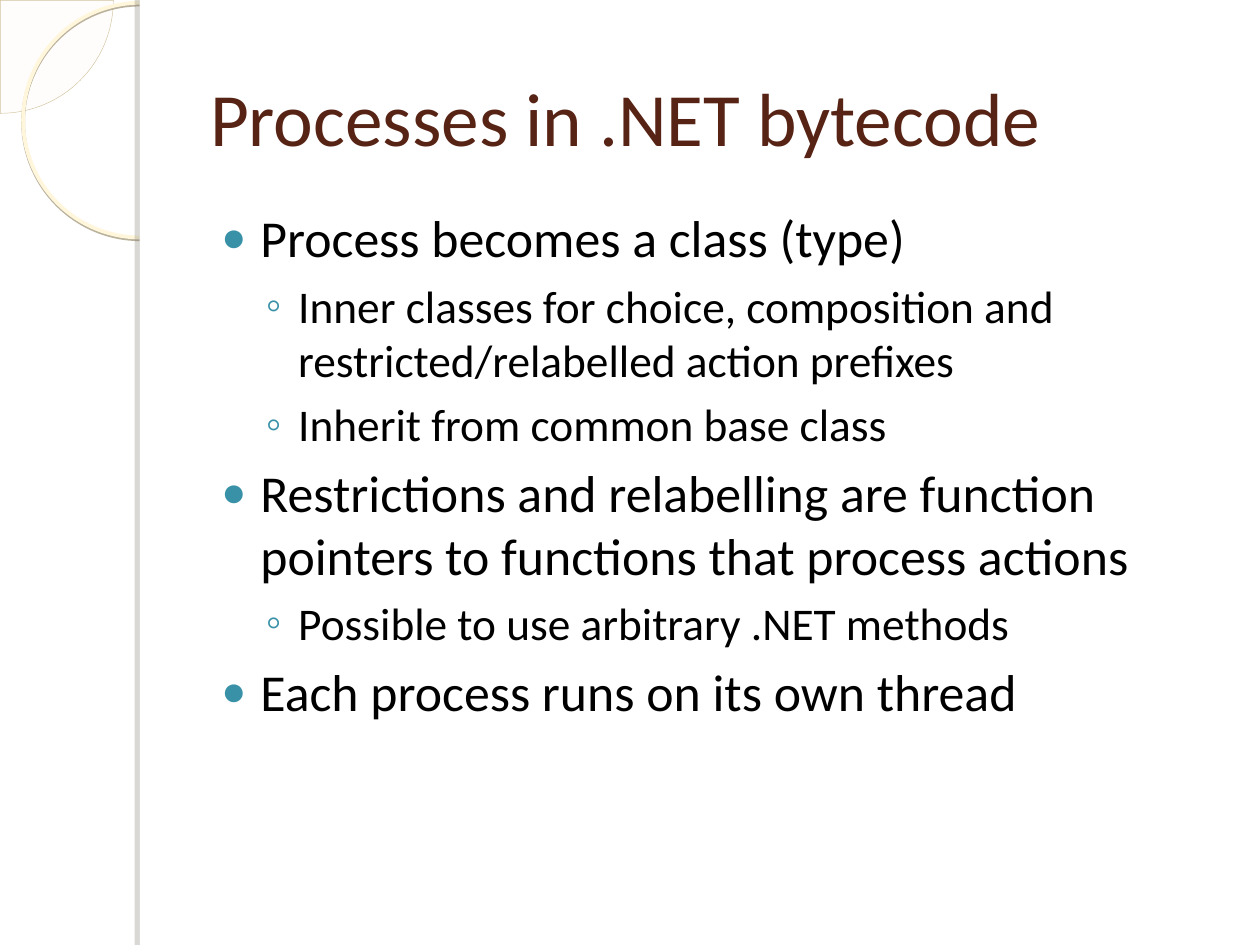
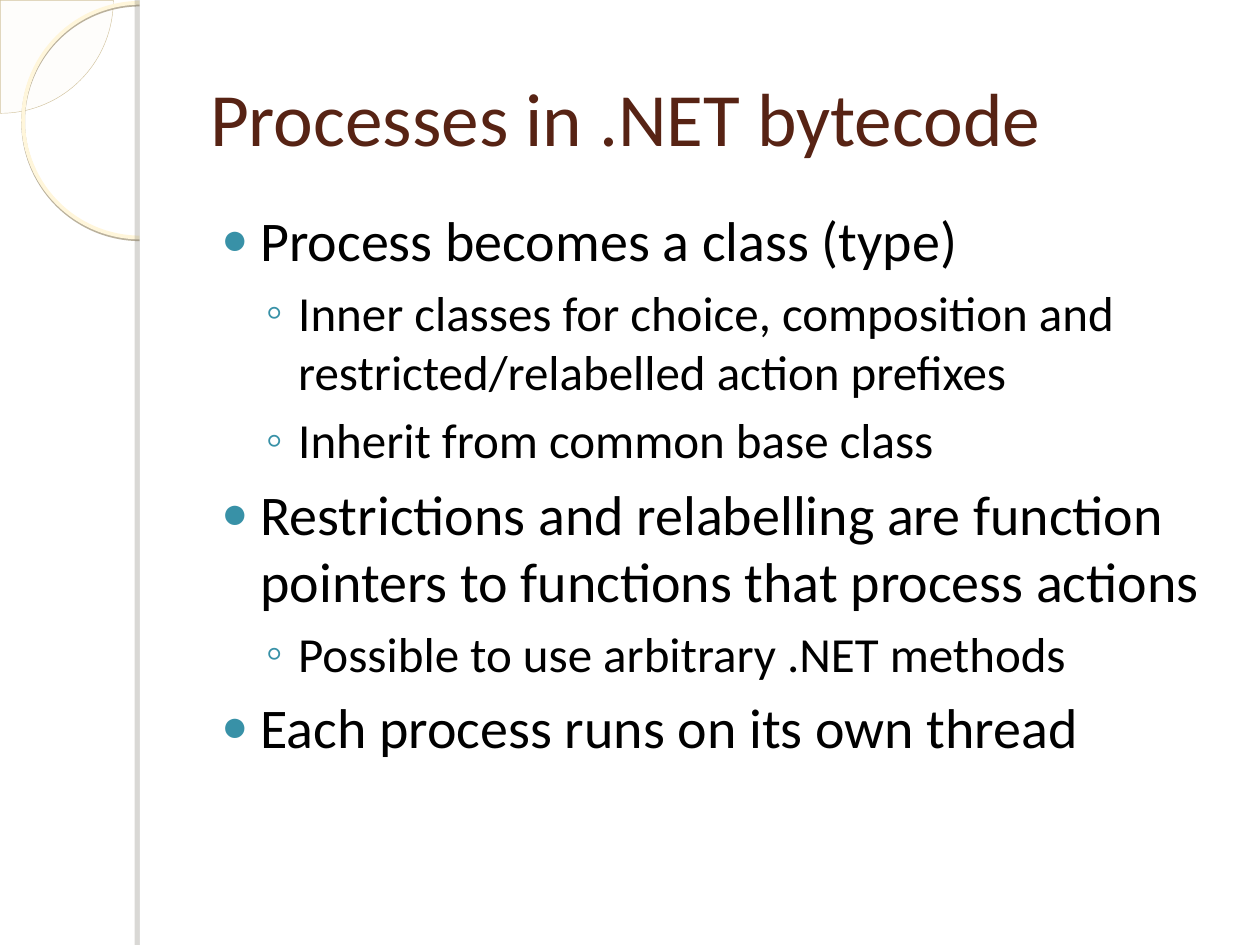
Before and after one commit to einaregilsson/Process-Language-Runtime, a slide deck: slide 11 of presentation.ppt. Drawn at 1260x945 pixels with LibreOffice and Linux fonts; fonts in the diff are those of the drawing; background and template pictures are left out. Boxes give left, top, right and bottom in pixels: in the first picture for what was removed or moved away, otherwise in the second. Text is boxed around its words. In the diff, an @@ line names an element or a change of style, - is before the commit and + after.

```diff
--- a/presentation.ppt
+++ b/presentation.ppt
@@ text "Process becomes a class (type)" at <box>260,220,1198,757</box>: size 29.6 to 32 pt in "Process becomes a class (type)", "Restrictions and relabelling are function pointers to ...", "Each process runs on its own thread"; size 25.9 to 28 pt in "Inner classes for choice, composition and restricted/relabel ...", "Inherit from common base class", "Possible to use arbitrary .NET methods" @@
```
Also in this commit, not shown: 4 other slides changed, 1 slide added.
